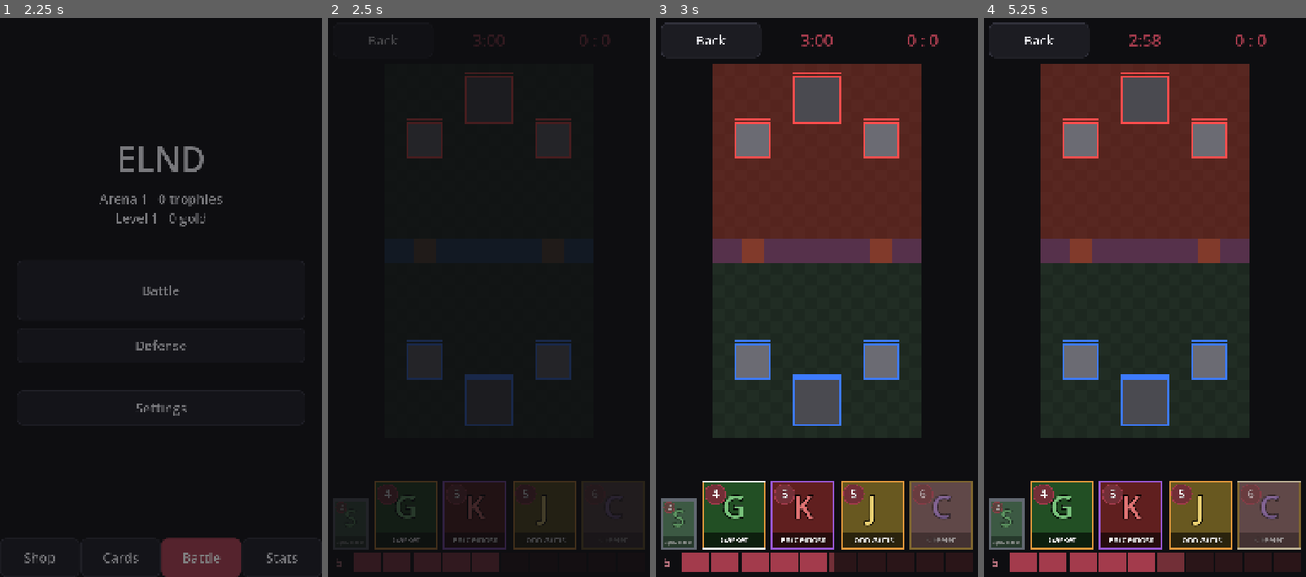
Above: before the commit, frames 1-4 (left to right).
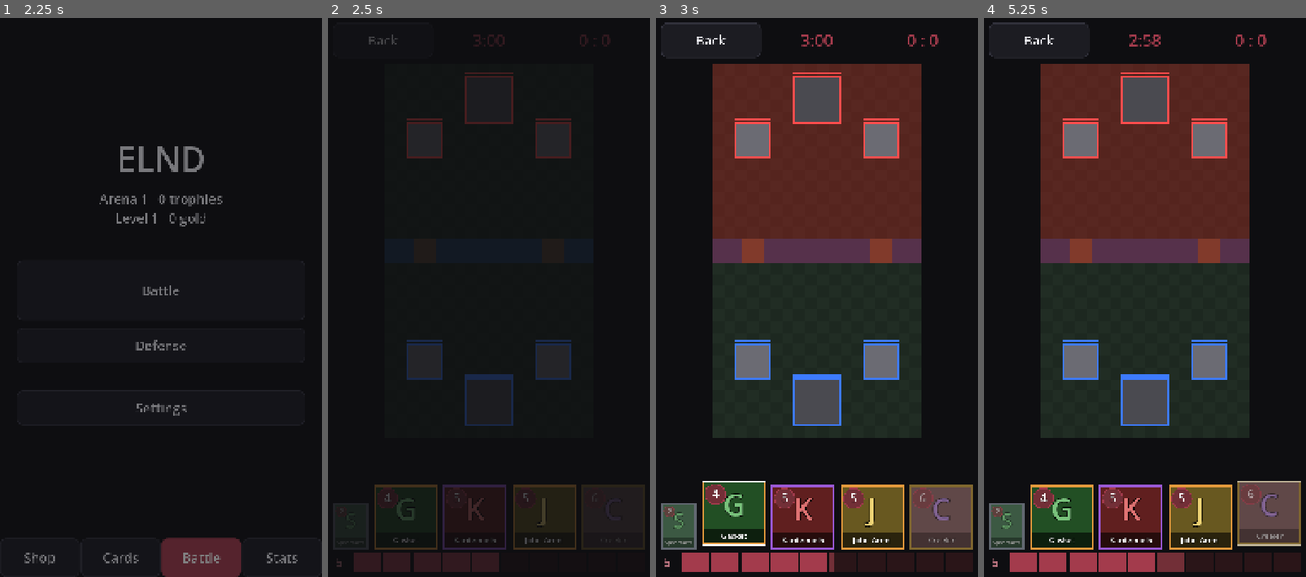
Above: after the commit, the same moments.

Repository: HenryElendheim/ELND
Game: Godot game, scene res://scenes/splash.tscn
The game is run twice, just before and just after one commit, with the same random seed, the same clock (stepped at 60 frames per second) and the same inputs.
Inputs (mouse positions are in pixels of both pictures, inside the frame that each line leads up to):
- Up to frame 1 (2.25 s): tap Enter at 0.5 s; move the mouse to (231, 263) at 0.52 s; click (231, 263) at 0.67 s; drag from (96, 319) to (144, 403) at 1.27 s; click "Battle" at 2 s
- Up to frame 2 (2.5 s): no input
- Up to frame 3 (3 s): click (733, 515) at 2.77 s
- Up to frame 4 (5.25 s): click (1132, 515) at 3.52 s; click (1199, 515) at 4.27 s; click (1270, 515) at 5.02 s

Frame 1 is identical in both runs. In frame 2, 0.9% of the frame differs, in the area x 3-99%, y 82-95%; in frame 3, 2.3%; in frame 4, 2.4%, in the area x 1-99%, y 82-96%.

Commit message:
Unit animations, John Arms' flurry and balance export in battle
Troops pop in while deploying, bob while walking, lunge on melee hits,
recoil on shots and leave a puff when they die. John Arms whirls eight
arms with motion arcs and shows his hit area while spinning, droops with
dots while exhausted and rests his arms when calm. Hobb shows stomach
dots and a red hungry pulse, the Individuals blink, the Creeler cages
what it carries, the Gasket draws its lure line and shuts its lid, the
Editor shimmers when it revises, the Dargalean pulses its pull, the
Spacefarer glows as it ramps up, and Spiker spikes rise in the field.
Reduced motion keeps the markers and drops the movement. Picked hand
cards lift up.

The in-battle admin panel now says edits save and apply in normal games,
and has its own Export balance button.

Diff:
--- a/scripts/battle/abilities/quiet_revision.gd
+++ b/scripts/battle/abilities/quiet_revision.gd
@@ -3,6 +3,8 @@
 ## is shifted back toward its own side. It only works while unobserved, which means any enemy troop close by stops it.
 
 var _wait := 0.0
+## When the last revision happened, so the screen can show a shimmer.
+var last_revision := -INF
 
 
 func tick(sim: BattleSim) -> void:
@@ -20,3 +22,4 @@
 			furthest = other
 	if furthest != null:
 		sim.push_back(furthest, number("push_back_tiles"))
+		last_revision = sim.time
--- a/scripts/battle/admin_panel.gd
+++ b/scripts/battle/admin_panel.gd
@@ -57,6 +57,8 @@
 	var subjects := [["towers/side", "Side tower"], ["towers/main", "Main tower"]]
 	for id in cards:
 		subjects.append(["cards/" + id, CardTile.short_name(id)])
+	column.add_child(Ui.label("Edits save by themselves and stay in normal games too, until you reset them.", "MutedLabel"))
+	column.add_child(Ui.button("Export balance", func() -> void: Backup.export_balance(Nav.toast)))
 	column.add_child(Ui.choice("Edit stats", subjects, subjects[0][0], _show_fields))
 	column.add_child(_fields)
 	_show_fields(subjects[0][0])
--- a/scripts/battle/arena_view.gd
+++ b/scripts/battle/arena_view.gd
@@ -55,6 +55,8 @@
 			"hit":
 				_effects.append({"pos": event.pos, "amount": event.amount, "age": 0.0})
 				Sfx.play("hit")
+			"death":
+				_effects.append({"pos": event.pos, "amount": 0.0, "age": 0.0, "puff": true})
 			"tower_down":
 				Sfx.play("tower_down")
 				if not Settings.reduced_motion():
@@ -119,8 +121,9 @@
 
 
 func _draw_unit(unit: Unit) -> void:
-	var at := _to_screen(unit.prev_pos.lerp(unit.pos, blend))
-	var r := unit.radius * _tile
+	var motion := not Settings.reduced_motion()
+	var at := _to_screen(unit.prev_pos.lerp(unit.pos, blend)) + UnitArt.offset(unit, sim, _tile, motion)
+	var r := unit.radius * _tile * UnitArt.size_scale(unit, float(Data.table("battle").deploy_time), motion)
 	var team_colour := PLAYER_COLOUR if unit.team == Unit.Team.PLAYER else ENEMY_COLOUR
 	var fill := _fill_for(unit)
 	if unit.deploy_left > 0.0:
@@ -133,14 +136,15 @@
 	if show_targets and unit.target != null and unit.target.alive():
 		draw_line(at, _to_screen(unit.target.pos), Color(team_colour, 0.7), 3.0)
 
+	if unit.flying:
+		draw_circle(at + Vector2(0, r * 0.6), r * 0.8, SHADOW)
+		at.y -= r * 0.6
+	UnitArt.draw_ability_art(self, unit, sim, at, r, _tile, motion, false)
 	if unit.is_building():
 		var box := Rect2(at - Vector2(r, r), Vector2(r, r) * 2.0)
 		draw_rect(box, fill)
 		draw_rect(box, team_colour, false, 4.0)
 	else:
-		if unit.flying:
-			draw_circle(at + Vector2(0, r * 0.6), r * 0.8, SHADOW)
-			at.y -= r * 0.6
 		if unit.evolved:
 			draw_circle(at, r * 1.35, Color("#A33B4C", 0.45))
 		if unit.hidden_left > 0.0:
@@ -148,6 +152,7 @@
 		draw_circle(at, r, fill)
 		draw_arc(at, r, 0, TAU, 32, team_colour, 4.0)
 		_draw_label(at, CardTile.short_name(unit.id), r)
+	UnitArt.draw_ability_art(self, unit, sim, at, r, _tile, motion, true)
 
 	if show_hitboxes:
 		draw_arc(at, r, 0, TAU, 32, Color.YELLOW, 2.0)
@@ -181,6 +186,11 @@
 func _draw_effect(effect: Dictionary) -> void:
 	var share: float = effect.age / EFFECT_TIME
 	var at := _to_screen(effect.pos)
+	# A troop that dies leaves a soft grey puff that spreads and fades.
+	if effect.get("puff", false):
+		var spread := share if not Settings.reduced_motion() else 0.5
+		draw_circle(at, _tile * (0.3 + 0.5 * spread), Color(0.85, 0.85, 0.9, 0.5 * (1.0 - share)))
+		return
 	var grow := 0.0 if Settings.reduced_motion() else share
 	draw_arc(at, _tile * (0.25 + 0.35 * grow), 0, TAU, 16, Color(1, 1, 1, 0.8 * (1.0 - share)), 3.0)
 	if Settings.get_value("damage_numbers"):
@@ -217,6 +227,9 @@
 	var colour := _fill_for(spell)
 	draw_circle(at, spell.radius * _tile, Color(colour, 0.25))
 	draw_arc(at, spell.radius * _tile, 0, TAU, 48, Color(colour, 0.8), 3.0)
+	for ability in spell.abilities:
+		if ability.params.get("id") == "spike_field":
+			UnitArt.draw_spikes(self, spell, sim, at, _tile, not Settings.reduced_motion())
 
 
 ## Linked troops are joined by a grey chain line to every other troop in the same link.
--- a/scripts/battle/battle_sim.gd
+++ b/scripts/battle/battle_sim.gd
@@ -561,6 +561,8 @@
 	if flash:
 		victim.flash = 2
 		events.append({"type": "hit", "pos": victim.pos, "amount": amount, "team": victim.team})
+	if victim.kind == "troop" and not victim.alive():
+		events.append({"type": "death", "pos": victim.pos, "team": victim.team})
 	if victim.is_tower() and not victim.alive():
 		events.append({"type": "tower_down", "pos": victim.pos, "team": victim.team})
 		# When a main tower falls, the other towers on its side fall with it, which means it is worth every core.
--- /dev/null
+++ b/scripts/battle/unit_art.gd
@@ -0,0 +1,166 @@
+class_name UnitArt
+## Placeholder animations for units on the field, drawn on top of their basic shapes until real pixel art exists.
+## Movement such as bobbing, lunging and spinning only happens when reduced motion is off,
+## while still markers such as stomach dots, eyes and lids show either way so the information is never lost.
+## All timing uses the battle clock, which means animations pause and slow down together with the battle.
+
+const LUNGE_TIME := 0.15
+const PINK := Color("#FF8FC8")
+const CYAN := Color("#6FF2FF")
+
+
+## How far a unit is drawn away from its real spot this frame: a small bob while walking,
+## a lunge toward the target right after a melee hit, and a recoil after a ranged shot.
+static func offset(unit: Unit, sim: BattleSim, tile: float, motion: bool) -> Vector2:
+	if not motion or unit.is_building():
+		return Vector2.ZERO
+	var shift := Vector2.ZERO
+	if unit.pos.distance_squared_to(unit.prev_pos) > 0.000001:
+		shift.y -= absf(sin(sim.time * 10.0 + unit.group)) * tile * 0.08
+	var since := sim.time - unit.last_attack_time
+	if since < LUNGE_TIME and unit.target != null:
+		var toward := (unit.target.pos - unit.pos).normalized()
+		var push := (1.0 - since / LUNGE_TIME) * tile * (0.2 if not unit.ranged else -0.1)
+		shift += toward * push
+	return shift
+
+
+## Units pop up from a little smaller while they deploy.
+static func size_scale(unit: Unit, deploy_time: float, motion: bool) -> float:
+	if not motion or unit.deploy_left <= 0.0 or deploy_time <= 0.0:
+		return 1.0
+	return lerpf(1.0, 0.6, unit.deploy_left / deploy_time)
+
+
+## Extra drawing for each ability a unit has, under the body (behind) or over it (front).
+static func draw_ability_art(canvas: CanvasItem, unit: Unit, sim: BattleSim, at: Vector2, r: float, tile: float, motion: bool, front: bool) -> void:
+	for ability in unit.abilities:
+		match String(ability.params.get("id", "")):
+			"flurry":
+				_flurry(canvas, unit, ability, sim, at, r, tile, motion, front)
+			"three_stomachs":
+				if front:
+					_stomachs(canvas, int(ability.get("stomachs")), int(ability.number("stomachs")), at, r)
+			"munchies":
+				if not front and ability.call("hungry", sim):
+					var pulse := 0.5 + 0.5 * sin(sim.time * 8.0) if motion else 1.0
+					canvas.draw_arc(at, r * 1.15, 0, TAU, 32, Color(1, 0.2, 0.2, 0.5 + 0.4 * pulse), 4.0)
+			"gaze":
+				if front:
+					var every := ability.number("blink_every")
+					var blinking := fmod(sim.time - unit.spawn_time, every) >= every - ability.number("blink_time")
+					_eyes(canvas, at, r, blinking)
+			"snatch":
+				if front and ability.get("carrying") != null:
+					_cage(canvas, at, r)
+			"comfortable_end":
+				_coffin(canvas, ability, at, r, tile, front)
+			"quiet_revision":
+				var since: float = sim.time - float(ability.get("last_revision"))
+				if not front and since < 0.5:
+					var grow := since / 0.5 if motion else 0.5
+					canvas.draw_arc(at, r + grow * ability.number("watch_radius") * tile, 0, TAU, 48, Color(1, 1, 1, 0.6 * (1.0 - grow)), 3.0)
+			"irresistible":
+				if not front:
+					var pulse := 0.5 + 0.5 * sin(sim.time * 3.0) if motion else 0.5
+					canvas.draw_arc(at, ability.number("radius") * tile, 0, TAU, 64, Color(PINK, 0.15 + 0.2 * pulse), 3.0)
+			"three_hours":
+				if not front and unit.attack_speed > 1.05:
+					canvas.draw_circle(at, r * 1.3, Color(CYAN, clampf((unit.attack_speed - 1.0) * 0.8, 0.1, 0.45)))
+
+
+## John Arms' Flurry. Spinning: a whirl of arms around him and a glow over the area he hits.
+## Exhausted: drooping arms, a darker body and three dots above him. Calm: arms resting at his sides.
+static func _flurry(canvas: CanvasItem, unit: Unit, ability: Ability, sim: BattleSim, at: Vector2, r: float, tile: float, motion: bool, front: bool) -> void:
+	var state: int = ability.get("state")
+	var arm_colour := Color("#E8C547")
+	if state == 1:
+		if not front:
+			var area := ability.number("radius") * tile + r
+			canvas.draw_circle(at, area, Color(arm_colour, 0.12))
+			canvas.draw_arc(at, area, 0, TAU, 48, Color(arm_colour, 0.5), 3.0)
+			return
+		var spin := sim.time * 14.0 if motion else 0.0
+		for i in 8:
+			var angle := spin + TAU * i / 8.0
+			var tip := at + Vector2.from_angle(angle) * r * 1.7
+			canvas.draw_line(at + Vector2.from_angle(angle) * r * 0.8, tip, arm_colour, maxf(r * 0.18, 3.0))
+			canvas.draw_circle(tip, maxf(r * 0.12, 2.0), arm_colour.lightened(0.3))
+		if motion:
+			for i in 3:
+				var start := spin * 1.0 + TAU * i / 3.0
+				canvas.draw_arc(at, r * 1.95, start, start + 0.9, 12, Color(1, 1, 1, 0.45), 3.0)
+	elif state == 2:
+		if not front:
+			canvas.draw_circle(at, r, Color(0, 0, 0, 0.35))
+			return
+		var sway := sin(sim.time * 2.0) * 0.15 if motion else 0.0
+		for side in [-1.0, 1.0]:
+			var root := at + Vector2(side * r * 0.85, 0)
+			canvas.draw_line(root, root + Vector2(side * r * 0.25, r * 0.8).rotated(sway), arm_colour.darkened(0.3), maxf(r * 0.16, 3.0))
+		for i in 3:
+			canvas.draw_circle(at + Vector2((i - 1) * r * 0.35, -r * 1.45), maxf(r * 0.09, 2.0), Color.WHITE)
+	elif front:
+		for side in [-1.0, 1.0]:
+			var root := at + Vector2(side * r * 0.9, -r * 0.1)
+			canvas.draw_line(root, root + Vector2(side * r * 0.2, r * 0.55), arm_colour, maxf(r * 0.15, 3.0))
+
+
+## The Hobb's stomachs as three small dots under it, filled ones in red.
+static func _stomachs(canvas: CanvasItem, full: int, total: int, at: Vector2, r: float) -> void:
+	for i in total:
+		var spot := at + Vector2((i - (total - 1) / 2.0) * r * 0.45, r * 1.25)
+		canvas.draw_circle(spot, maxf(r * 0.13, 2.5), Color("#D64545") if i < full else Color(0, 0, 0, 0.5))
+		canvas.draw_arc(spot, maxf(r * 0.13, 2.5), 0, TAU, 12, Color.WHITE, 1.5)
+
+
+## Two staring eyes, which close into lines while The Individuals blink.
+static func _eyes(canvas: CanvasItem, at: Vector2, r: float, blinking: bool) -> void:
+	for side in [-1.0, 1.0]:
+		var eye := at + Vector2(side * r * 0.35, -r * 0.3)
+		if blinking:
+			canvas.draw_line(eye - Vector2(r * 0.18, 0), eye + Vector2(r * 0.18, 0), Color.BLACK, maxf(r * 0.08, 2.0))
+		else:
+			canvas.draw_circle(eye, r * 0.2, Color.WHITE)
+			canvas.draw_circle(eye, r * 0.09, Color.BLACK)
+
+
+## The Creeler's ribcage closed around the troop it carries.
+static func _cage(canvas: CanvasItem, at: Vector2, r: float) -> void:
+	for i in 5:
+		var x := (i - 2) * r * 0.35
+		canvas.draw_line(at + Vector2(x, -r * 0.2), at + Vector2(x * 0.6, r * 1.3), Color("#E8E0D0"), maxf(r * 0.08, 2.0))
+	canvas.draw_arc(at + Vector2(0, r * 1.2), r * 0.7, 0.2, PI - 0.2, 12, Color("#E8E0D0"), maxf(r * 0.08, 2.0))
+
+
+## The Gasket: a dotted line pulling in the troop it lures, and a closed lid while a troop lies inside.
+static func _coffin(canvas: CanvasItem, ability: Ability, at: Vector2, r: float, tile: float, front: bool) -> void:
+	var guest: Variant = ability.get("_guest")
+	if guest == null:
+		return
+	if ability.get("_trapped"):
+		if front:
+			var lid := Rect2(at - Vector2(r * 0.8, r * 0.8), Vector2(r * 1.6, r * 1.6))
+			canvas.draw_rect(lid, Color("#3A2A20"))
+			canvas.draw_line(lid.position + Vector2(r * 0.8, r * 0.3), lid.position + Vector2(r * 0.8, r * 1.3), Color("#C8A060"), 4.0)
+			canvas.draw_line(lid.position + Vector2(r * 0.45, r * 0.65), lid.position + Vector2(r * 1.15, r * 0.65), Color("#C8A060"), 4.0)
+	elif not front:
+		var target: Vector2 = guest.pos
+		var start := at
+		var finish := at + (target - at)
+		var steps := 10
+		for i in steps:
+			if i % 2 == 0:
+				canvas.draw_line(start.lerp(finish, float(i) / steps), start.lerp(finish, float(i + 1) / steps), Color(PINK, 0.7), 3.0)
+
+
+## The Spiker's field: black spikes that rise over the first second, spread over the area.
+static func draw_spikes(canvas: CanvasItem, spell: Unit, sim: BattleSim, at: Vector2, tile: float, motion: bool) -> void:
+	var age := clampf(sim.time - spell.spawn_time, 0.0, 1.0) if motion else 1.0
+	var spots := 12
+	for i in spots:
+		var angle := TAU * i / spots + float(spell.group)
+		var spot := at + Vector2.from_angle(angle) * spell.radius * tile * (0.25 + 0.65 * float((i * 7) % spots) / spots)
+		var height := tile * 0.5 * age
+		var half := tile * 0.13
+		canvas.draw_colored_polygon(PackedVector2Array([spot + Vector2(-half, 0), spot + Vector2(half, 0), spot + Vector2(0, -height)]), Color("#111114"))
--- a/scripts/ui/card_tile.gd
+++ b/scripts/ui/card_tile.gd
@@ -9,6 +9,7 @@
 const COST_EDGE := Color("#A33B4C")
 const EVOLUTION_GLOW := Color("#B46CFF")
 const BAR_HEIGHT := 40.0
+const LIFT := 14.0
 
 var card_id := ""
 ## Shows the level and the bar of copies toward the next level under the tile.
@@ -41,6 +42,10 @@
 	var card: Dictionary = cards.cards[card_id]
 	var font := get_theme_default_font()
 	var tile := Rect2(Vector2.ZERO, size - Vector2(0, BAR_HEIGHT + 8 if show_progress else 0))
+	# In the hand, cards sit a little low, and a picked card lifts into that space unless reduced motion is on.
+	if not show_progress:
+		var lifted := button_pressed and not Settings.reduced_motion()
+		tile = Rect2(0, 0 if lifted else LIFT, size.x, size.y - LIFT)
 	var rarity := Progress.card_rarity(card_id)
 	var frame := Color(Data.table("chests").colours.get(rarity, "#9AA4B1"))
 	var class_colour := Color(cards.classes.get(card.get("class", ""), "#8A8A8A"))
